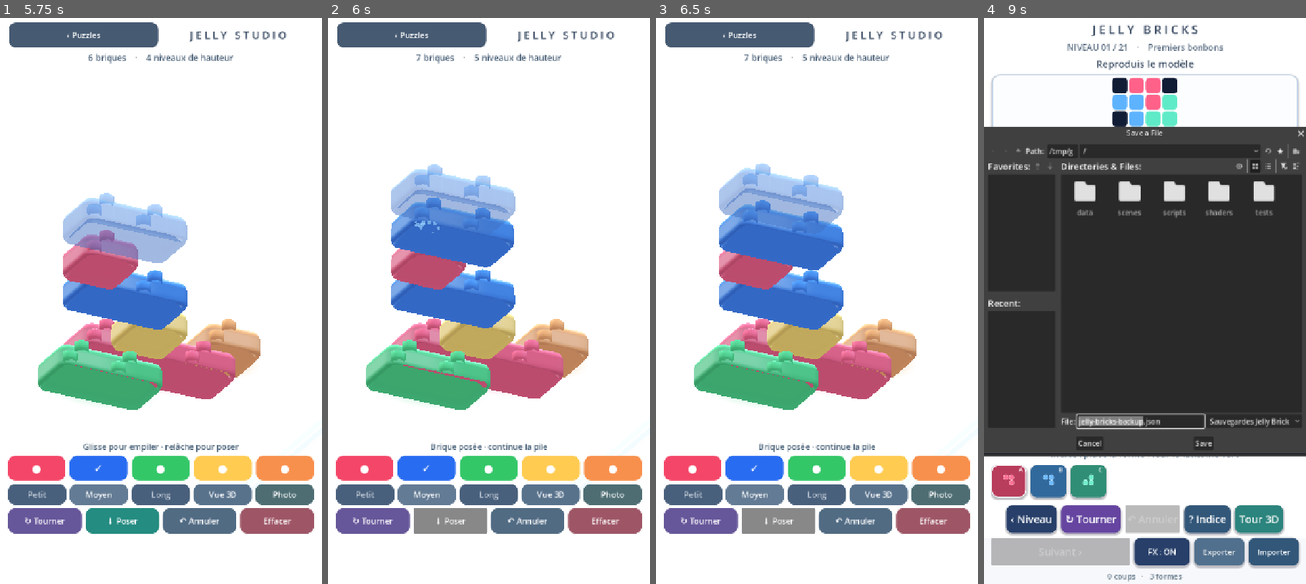
Above: before the commit, frames 1-4 (left to right).
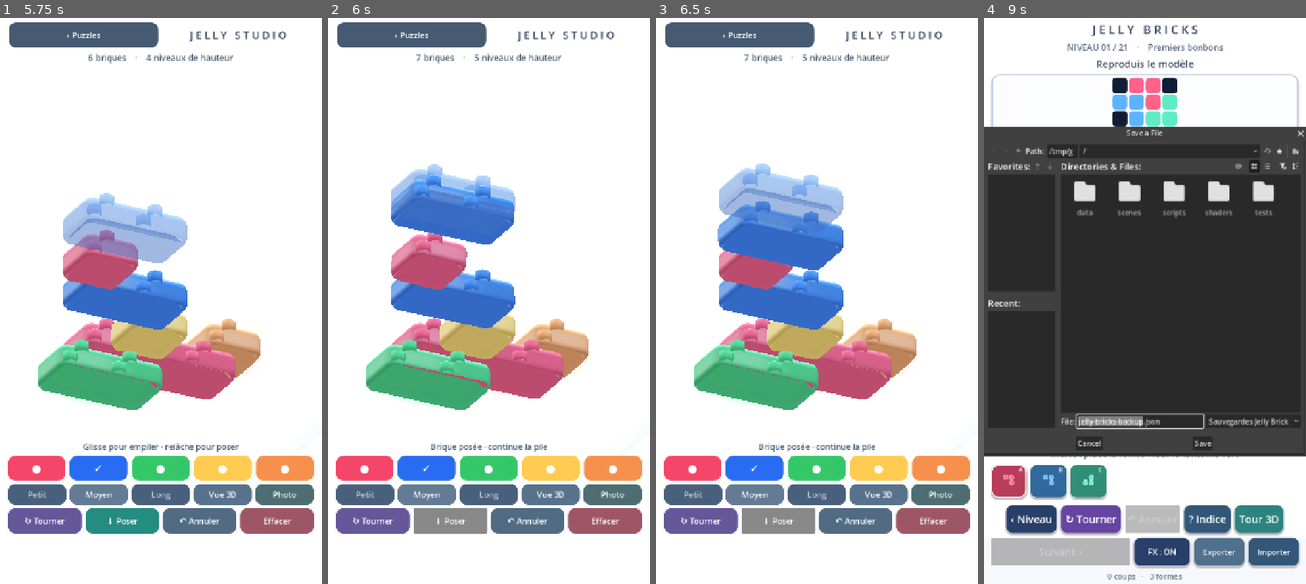
Above: after the commit, the same moments.

Repository: dbrckk/Jelly-bricks
Game: Godot game, scene res://scenes/main.tscn
Same seed, same stepped clock (60 frames per second), same inputs: the game is played once before the commit and once after it.
Inputs (mouse positions are in pixels of both pictures, inside the frame that each line leads up to):
- Up to frame 1 (5.75 s): click (25, 482) at 0.52 s; click (64, 482) at 1.27 s; click (103, 482) at 2.02 s; click "‹ Niveau" at 2.75 s; click "↻ Tourner" at 3.5 s; click "? Indice" at 4.25 s; click "Tour 3D" at 5 s
- Up to frame 2 (6 s): click "↓ Poser" at 5.75 s
- Up to frame 3 (6.5 s): no input
- Up to frame 4 (9 s): click "‹ Puzzles" at 6.5 s; click "FX : ON" at 7.25 s; click "FX : OFF" at 8 s; click "Exporter" at 8.75 s

Frame 1 is identical in both runs. In frame 2, 3.7% of the frame differs, in the area x 19-59%, y 27-64%; in frame 3, less than 0.1%; in frame 4, 0.5%.

Commit message:
feat(android): delayed gelatin squash/rebound synced with landing and attenuated through supporting layers

Diff:
--- a/native-godot/scripts/stack_mode.gd
+++ b/native-godot/scripts/stack_mode.gd
@@ -856,6 +856,10 @@
     # No simulated collar on translucent placement ghosts or 21 puzzles.
     material.set_shader_parameter("studio_interlock", 0.0 if translucent else .84)
     material.set_shader_parameter("studio_stud_axis", float(posmod(turns, 2)))
+    material.set_shader_parameter("studio_squash", 0.0)
+    material.set_shader_parameter("studio_span", Vector2(
+        float(cells.size()) if posmod(turns, 2) == 0 else 1.0,
+        1.0 if posmod(turns, 2) == 0 else float(cells.size())))
     # Regular gameplay uses conservative optics; the Gallery enhances
     # absorption without extra geometry or texture lookups.
     material.set_shader_parameter("optical_depth", .18 if translucent else .54)
@@ -972,6 +976,28 @@
             node.scale = Vector3.ONE
             var paint: ShaderMaterial = node.get_node("GelBody").material_override
             paint.set_shader_parameter("gel_spring", 0.0)
+            paint.set_shader_parameter("studio_squash", 0.0)
+
+## Trigger the squeeze only when the real brick reaches its support.
+## Four successive, decaying lobes make a short gelatin compression and
+## rebound, unlike a rigid block's instantaneous elastic transform.
+## Signed squash deforms the true vertex shell and studs in the GPU shader.
+## No physics solver, new material, new draw call or per-frame CPU polling.
+func _animate_gel_compression(paint: ShaderMaterial,
+        peak: float, delay: float = 0.0) -> Tween:
+    var rebound := create_tween()
+    motion_tweens.append(rebound)
+    if delay > 0.0:
+        rebound.tween_interval(delay)
+    rebound.tween_property(paint, "shader_parameter/studio_squash",
+        peak, .095).set_trans(Tween.TRANS_SINE).set_ease(Tween.EASE_OUT)
+    rebound.tween_property(paint, "shader_parameter/studio_squash",
+        -peak * .34, .18).set_trans(Tween.TRANS_SINE).set_ease(Tween.EASE_OUT)
+    rebound.tween_property(paint, "shader_parameter/studio_squash",
+        peak * .11, .13).set_trans(Tween.TRANS_SINE).set_ease(Tween.EASE_OUT)
+    rebound.tween_property(paint, "shader_parameter/studio_squash",
+        0.0, .23).set_trans(Tween.TRANS_SINE).set_ease(Tween.EASE_OUT)
+    return rebound
 
 ## One draw per studio floor, not one light or shader material per
 ## piece. Only ground-contact pieces transmit color onto the white base.
@@ -1103,16 +1129,19 @@
     var settle := create_tween()
     motion_tweens.append(settle)
     settle.set_parallel(true)
-    settle.tween_property(node, "position", _world_position(entry), .52) \
-        .set_trans(Tween.TRANS_BOUNCE).set_ease(Tween.EASE_OUT)
-    node.scale = Vector3(.96, 1.16, .96)
-    node.rotation.z = .075
-    settle.tween_property(node, "scale", Vector3.ONE, .67) \
+    # A falling Jelly brick accelerates into the supporting studs before
+    # the GPU mesh compresses and rebounds. No fake hard-plastic bounce.
+    settle.tween_property(node, "position", _world_position(entry), .29) \
+        .set_trans(Tween.TRANS_QUAD).set_ease(Tween.EASE_IN)
+    node.scale = Vector3(.97, 1.07, .97)
+    node.rotation.z = .065
+    settle.tween_property(node, "scale", Vector3.ONE, .73) \
         .set_trans(Tween.TRANS_ELASTIC).set_ease(Tween.EASE_OUT)
     settle.tween_property(node, "rotation", Vector3.ZERO, .76) \
         .set_trans(Tween.TRANS_ELASTIC).set_ease(Tween.EASE_OUT)
-    settle.tween_property(material, "shader_parameter/gel_spring", 0.0, .83) \
+    settle.tween_property(material, "shader_parameter/gel_spring", 0.0, .91) \
         .set_trans(Tween.TRANS_CUBIC).set_ease(Tween.EASE_OUT)
+    _animate_gel_compression(material, .96, .27)
     _react_to_supports(entry)
     # A short restrained sparkle accent, reusing the puzzle's existing
     # fixed-size CPU emitter pool rather than allocating extra effects.
@@ -1164,7 +1193,11 @@
         var gel_damping := create_tween()
         motion_tweens.append(gel_damping)
         gel_damping.tween_property(lower_paint, "shader_parameter/gel_spring",
-            0.0, .58).set_trans(Tween.TRANS_CUBIC).set_ease(Tween.EASE_OUT)
+            0.0, .68).set_trans(Tween.TRANS_CUBIC).set_ease(Tween.EASE_OUT)
+        # Each supporting tier yields less. Its response starts at the same
+        # collision instant, not when the new brick first enters the air.
+        _animate_gel_compression(lower_paint,
+            minf(.28, strength * 5.2), .27)
         var shake := create_tween()
         motion_tweens.append(shake)
         shake.tween_property(base, "rotation",
